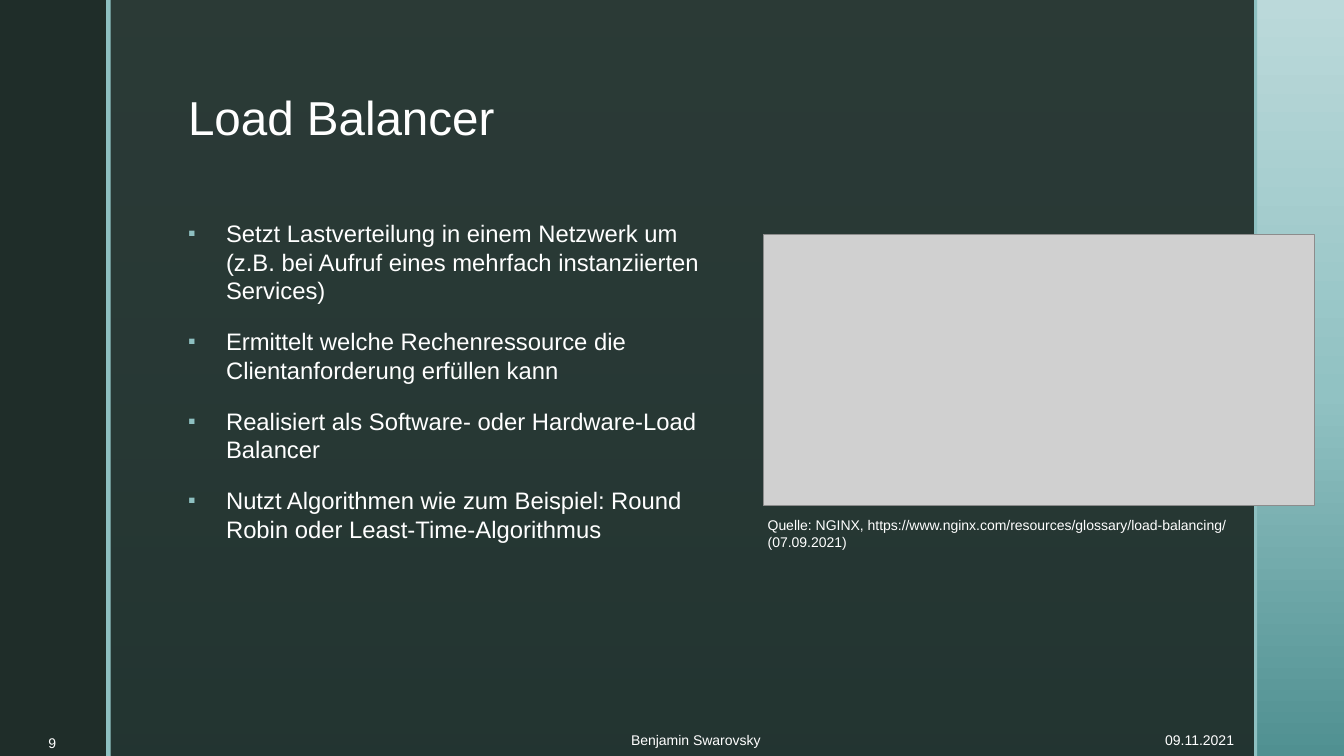
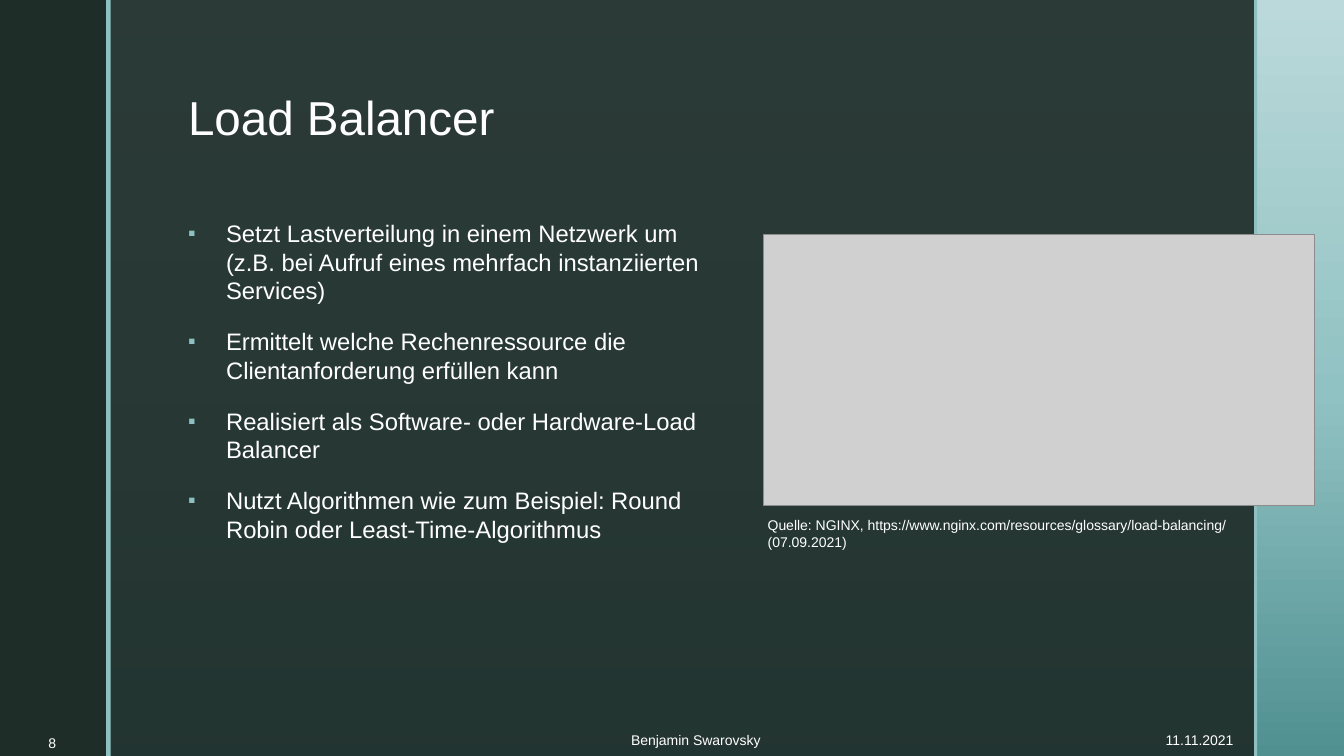
Before and after one commit to BenjaminS01/Abschluss, a slide deck: slide 8 of Vortrag.pptx (slide 9 before the commit). Drawn at 1344x756 pixels with LibreOffice and Linux fonts; fonts in the diff are those of the drawing; grey boxes stand for pictures; background and template pictures are left out. Boxes give left, top, right and bottom in pixels: in the first picture for what was removed or moved away, otherwise in the second. Text is boxed around its words. In the diff, an @@ line names an element or a change of style, - is before the commit and + after.

```diff
--- a/Vortrag.pptx
+++ b/Vortrag.pptx
@@ page number at [48, 738, 56, 748]: text changed @@
-9
+8
@@ text at [1166, 735, 1234, 745]: text changed @@
-09.11.2021
+11.11.2021
```
Also in this commit, not shown: 24 other slides changed.
